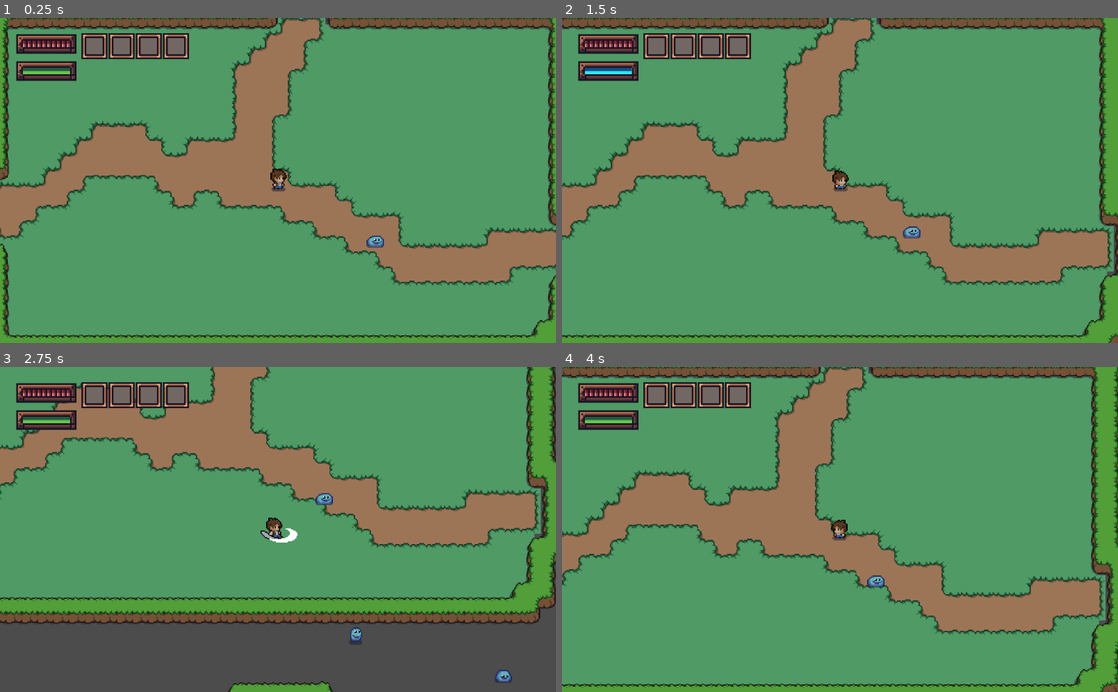
Above: before the commit, frames 1-4 (two rows, left to right).
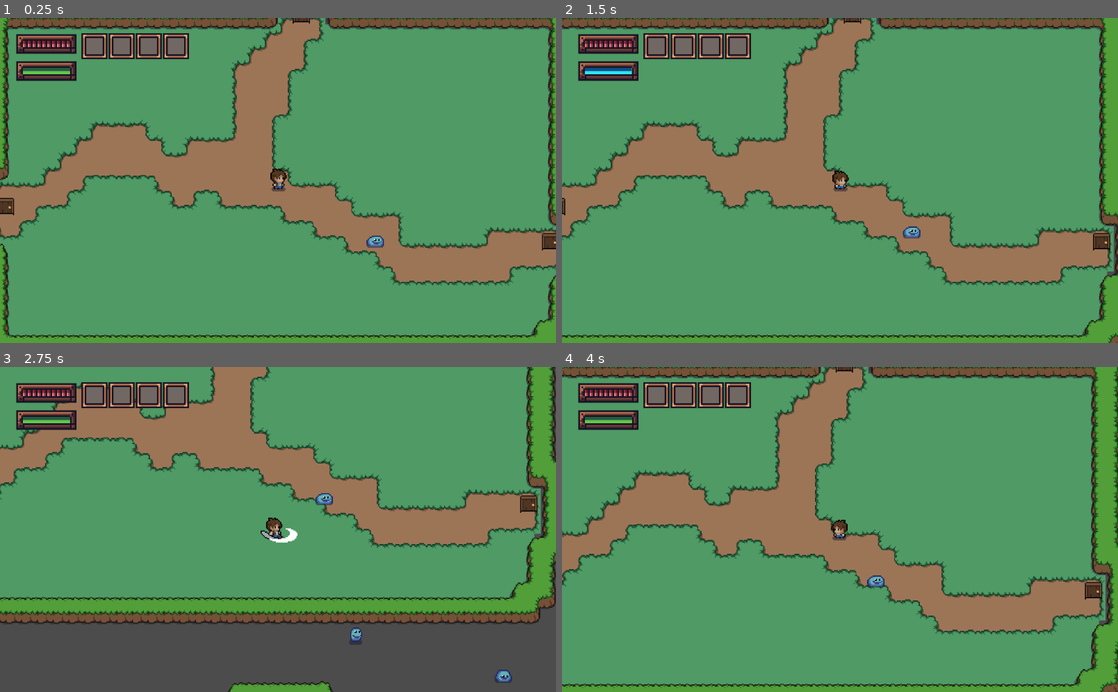
Above: after the commit, the same moments.

Repository: psm7177/drain
Game: Godot game, scene res://main.tscn
The game is run twice, just before and just after one commit, with the same random seed, the same clock (stepped at 60 frames per second) and the same inputs.
Inputs:
- Up to frame 1 (0.25 s): no input
- Up to frame 2 (1.5 s): hold D (right) 0.53-1.28 s; hold Space (attack) 0.53-1.28 s; hold S (down) from 1.28 s (still down); tap Shift (drain) at 1.35 s
- Up to frame 3 (2.75 s): release S (down) at 2.03 s; hold D (right) from 2.03 s (still down); hold Space (attack) from 2.03 s (still down)
- Up to frame 4 (4 s): release D (right) at 2.78 s; release Space (attack) at 2.78 s; hold W (up) 2.78-3.53 s; tap Shift (drain) at 2.85 s; hold A (left) from 3.53 s (still down); hold Space (attack) from 3.53 s (still down)

The runs differ from the first frame. In frame 1, 0.3% of the frame differs, in the area x 0-100%, y 0-72%; in frame 2, 0.2%; in frame 3, 0.2%; in frame 4, 0.2%.

Commit message:
WIP: door

Diff:
--- /dev/null
+++ b/Room/Door.gd
@@ -0,0 +1,15 @@
+extends Sprite
+
+
+# Declare member variables here. Examples:
+# var a = 2
+# var b = "text"
+
+
+# Called when the node enters the scene tree for the first time.
+func _ready():
+	pass # Replace with function body.
+
+func _on_Area2D_area_entered(area):
+	if area.name == "HurtBox":
+		print(area)
--- /dev/null
+++ b/Room/Door.tscn
@@ -0,0 +1,20 @@
+[gd_scene load_steps=4 format=2]
+
+[ext_resource path="res://mystic_woods_free_v0.2/sprites/tilesets/walls/wooden_door.png" type="Texture" id=1]
+[ext_resource path="res://Room/Door.gd" type="Script" id=2]
+
+[sub_resource type="RectangleShape2D" id=1]
+extents = Vector2( 8, 8 )
+
+[node name="Door" type="Sprite"]
+scale = Vector2( 2, 2 )
+texture = ExtResource( 1 )
+hframes = 2
+script = ExtResource( 2 )
+
+[node name="Area2D" type="Area2D" parent="."]
+
+[node name="CollisionShape2D" type="CollisionShape2D" parent="Area2D"]
+shape = SubResource( 1 )
+
+[connection signal="area_entered" from="Area2D" to="." method="_on_Area2D_area_entered"]
--- /dev/null
+++ b/Room/ObjectTileMap.gd
@@ -0,0 +1,43 @@
+extends TileMap
+
+
+# Declare member variables here. Examples:
+# var a = 2
+# var b = "text"
+
+export(Dictionary) var TILE_SCENES := {
+	0: preload("res://Room/Door.tscn")
+}
+
+onready var half_cell_size := cell_size * 0.5
+# Called when the node enters the scene tree for the first time.
+func _ready():
+	yield(get_tree(), "idle_frame")
+	_replace_tiles_with_scenes()
+
+func _replace_tiles_with_scenes(scene_dictionary: Dictionary = TILE_SCENES):
+	for tile_pos in get_used_cells():
+		var tile_id = get_cell(tile_pos.x, tile_pos.y)
+		print("tile id:", tile_id)
+		if scene_dictionary.has(tile_id):
+			var object_scene = scene_dictionary[tile_id]
+			_replace_tile_with_object(tile_pos, object_scene)
+
+func _replace_tile_with_object(tile_pos: Vector2, object_scene: PackedScene, parent: Node = get_tree().current_scene):
+	# Clear the cell in TileMap
+	if get_cellv(tile_pos) != INVALID_CELL:
+		set_cellv(tile_pos, -1)
+		update_bitmask_region()
+
+	# Spawn the object
+	if object_scene:
+		var obj = object_scene.instance()
+		var ob_pos = map_to_world(tile_pos) + half_cell_size
+
+		parent.add_child(obj)
+		obj.global_position = to_global(ob_pos)
+
+
+# Called every frame. 'delta' is the elapsed time since the previous frame.
+#func _process(delta):
+#	pass
--- a/Room/Room.tscn
+++ b/Room/Room.tscn
@@ -1,8 +1,40 @@
-[gd_scene load_steps=4 format=2]
+[gd_scene load_steps=7 format=2]
 
 [ext_resource path="res://Room/Room.gd" type="Script" id=1]
+[ext_resource path="res://Room/ObjectTileMap.gd" type="Script" id=2]
 [ext_resource path="res://mystic_woods_free_v0.2/sprites/tilesets/grass.png" type="Texture" id=3]
 [ext_resource path="res://Room/TileMap.tscn" type="PackedScene" id=4]
+[ext_resource path="res://mystic_woods_free_v0.2/sprites/tilesets/walls/wooden_door.png" type="Texture" id=5]
+
+[sub_resource type="TileSet" id=1]
+0/name = "close"
+0/texture = ExtResource( 5 )
+0/tex_offset = Vector2( 0, 0 )
+0/modulate = Color( 1, 1, 1, 1 )
+0/region = Rect2( 0, 0, 16, 16 )
+0/tile_mode = 0
+0/occluder_offset = Vector2( 0, 0 )
+0/navigation_offset = Vector2( 0, 0 )
+0/shape_offset = Vector2( 0, 0 )
+0/shape_transform = Transform2D( 1, 0, 0, 1, 0, 0 )
+0/shape_one_way = false
+0/shape_one_way_margin = 0.0
+0/shapes = [  ]
+0/z_index = 0
+1/name = "open"
+1/texture = ExtResource( 5 )
+1/tex_offset = Vector2( 0, 0 )
+1/modulate = Color( 1, 1, 1, 1 )
+1/region = Rect2( 16, 0, 16, 16 )
+1/tile_mode = 0
+1/occluder_offset = Vector2( 0, 0 )
+1/navigation_offset = Vector2( 0, 0 )
+1/shape_offset = Vector2( 0, 0 )
+1/shape_transform = Transform2D( 1, 0, 0, 1, 0, 0 )
+1/shape_one_way = false
+1/shape_one_way_margin = 0.0
+1/shapes = [  ]
+1/z_index = 0
 
 [node name="Room" type="Sprite"]
 scale = Vector2( 64, 36 )
@@ -12,3 +44,11 @@
 [node name="TileMap" parent="." instance=ExtResource( 4 )]
 scale = Vector2( 0.0284192, 0.0484848 )
 tile_data = PoolIntArray( -786434, 1, 1, -786433, 1, 2, -851968, 1, 2, -851967, 1, 2, -851966, 1, 2, -851965, 1, 2, -85 …(6998 unchanged characters)…
+
+[node name="ObjectTileMap" type="TileMap" parent="."]
+scale = Vector2( 0.028, 0.056 )
+tile_set = SubResource( 1 )
+cell_size = Vector2( 16, 16 )
+format = 1
+tile_data = PoolIntArray( -655359, 0, 0, 131054, 0, 0, 196625, 0, 0 )
+script = ExtResource( 2 )
--- a/player.tscn
+++ b/player.tscn
@@ -180,7 +180,7 @@
 texture = ExtResource( 1 )
 hframes = 6
 vframes = 5
-frame = 4
+frame = 1
 
 [node name="CollisionShape2D" type="CollisionShape2D" parent="."]
 visible = false
@@ -210,7 +210,6 @@
 [node name="Area2D" type="Area2D" parent="."]
 
 [node name="CollisionShape2D2" type="CollisionShape2D" parent="Area2D"]
-visible = false
 position = Vector2( 2.5, 11 )
 shape = SubResource( 49 )
 disabled = true
@@ -218,7 +217,6 @@
 [node name="HurtBox" type="Area2D" parent="." groups=["player_hurtbox"]]
 
 [node name="CollisionShape2D" type="CollisionShape2D" parent="HurtBox"]
-visible = false
 shape = SubResource( 27 )
 
 [node name="SkillManager" type="Node2D" parent="."]
